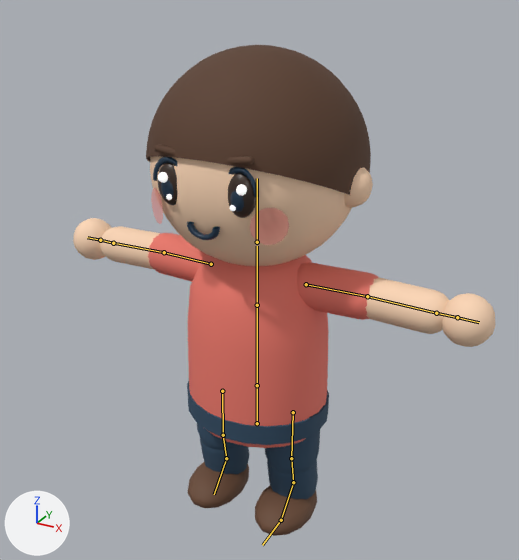
One commit to the glTF model models/tide_kid.glb: the scene before it, then after it.
Camera for both pictures: a 50 mm camera at (1.069, -1.928, 1.886) aimed at (-0.003, 0.022, 0.911). The axes (+X, +Y, +Z) are drawn at lower left. The lights are the same throughout. The first picture is the older version. The bones that change, and the others that lie on the model, are drawn over the model as lines.

Objects in the first picture: 'TideKid'.
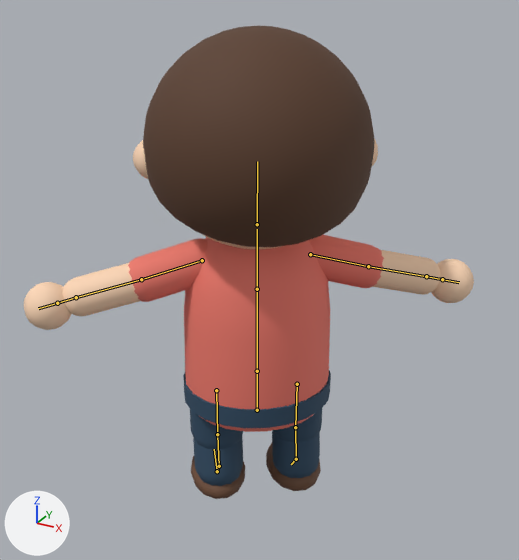
The newer file adds an action. The first version stands in its rest pose; the second is drawn at frame 16 of the action 'spin'.

Location of each change, [x1, y1, x2, y2] in pixels of the pictures (519 x 560 px):
'TideKid', posed (7% wider): before [73, 45, 495, 536]; after [24, 25, 474, 499]
bone 'hips', root to tip: before (257, 423) to (257, 385); after (257, 410) to (257, 371)
bone 'upperarmr', root to tip: before (211, 264) to (164, 252); after (310, 254) to (368, 266)
bone 'head', root to tip: before (257, 242) to (257, 178); after (257, 224) to (257, 161)
bone 'upperarml', root to tip: before (306, 284) to (367, 296); after (202, 260) to (141, 279)

What the commit changed:
Bone 'hips' (bone_hips) moves from (0.0, 0.0, 0.0) to (0.0, 0.06, 0.0).
Bone 'hips' (bone_hips) turns from (0, 0, 0) to (0, -143, 0) degrees about its own x, y and z.
Bone 'upperarmr' (bone_upperarmr) turns from (0, 0, 0) to (-14, -1, 0) degrees about its own x, y and z.
Bone 'head' (bone_head) turns from (0, 0, 0) to (-6, 0, 0) degrees about its own x, y and z.
Bone 'upperarml' (bone_upperarml) turns from (0, 0, 0) to (-14, 1, 0) degrees about its own x, y and z.
